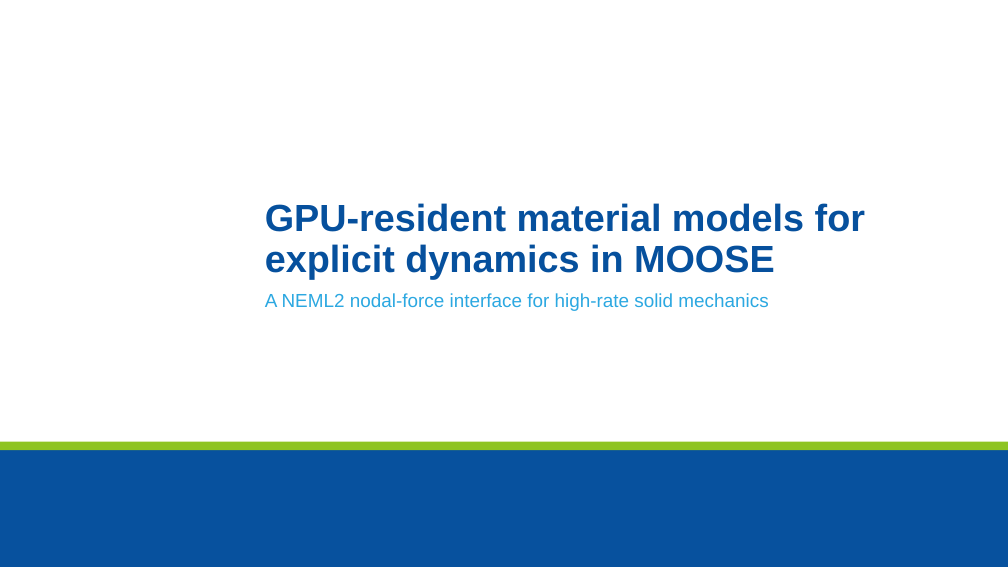
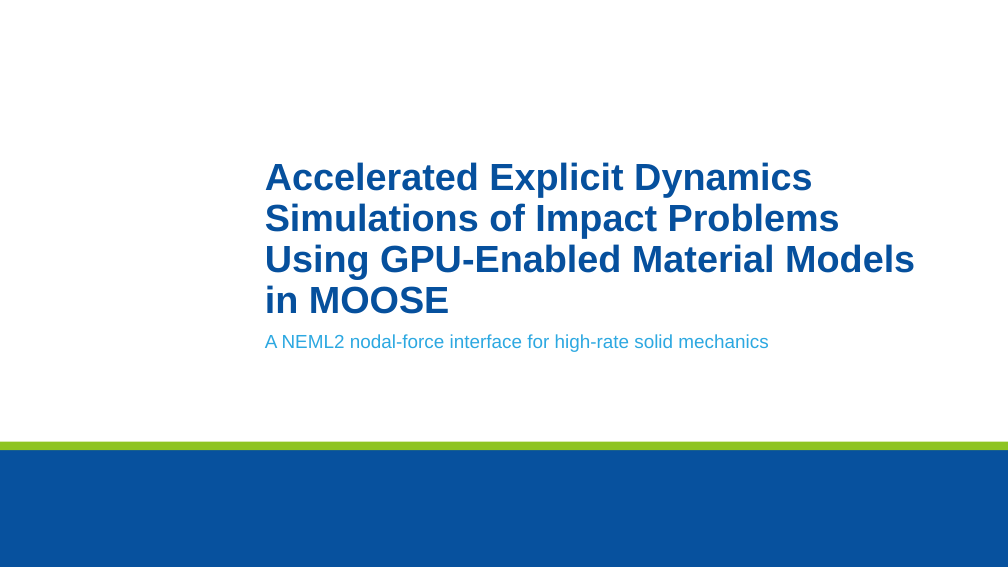
Before and after one commit to maxnezdyur/marlin, a slide deck: slide 1 of examples/impact/slide_assets/WCCM_NEML2_explicit_dynamics_v2.pptx. Drawn at 1008x567 pixels with LibreOffice and Linux fonts; fonts in the diff are those of the drawing; background and template pictures are left out. Boxes give left, top, right and bottom in pixels: in the first picture for what was removed or moved away, otherwise in the second. Text is boxed around its words. In the diff, an @@ line names an element or a change of style, - is before the commit and + after.

Commit message:
slides: abstract title, constitutive-model slides, TL weak form, repair-proof arrows, drop verification matrix

```diff
--- a/examples/impact/slide_assets/WCCM_NEML2_explicit_dynamics_v2.pptx
+++ b/examples/impact/slide_assets/WCCM_NEML2_explicit_dynamics_v2.pptx
@@ text at box(265, 162, 915, 314): text changed @@
-GPU-resident material models for explicit dynamics in MOOSE
+Accelerated Explicit Dynamics Simulations of Impact Problems Using GPU-Enabled Material Models in MOOSE
```
Also in this commit, not shown: 17 other slides changed, 2 slides added, 1 slide removed, 2 other files.
